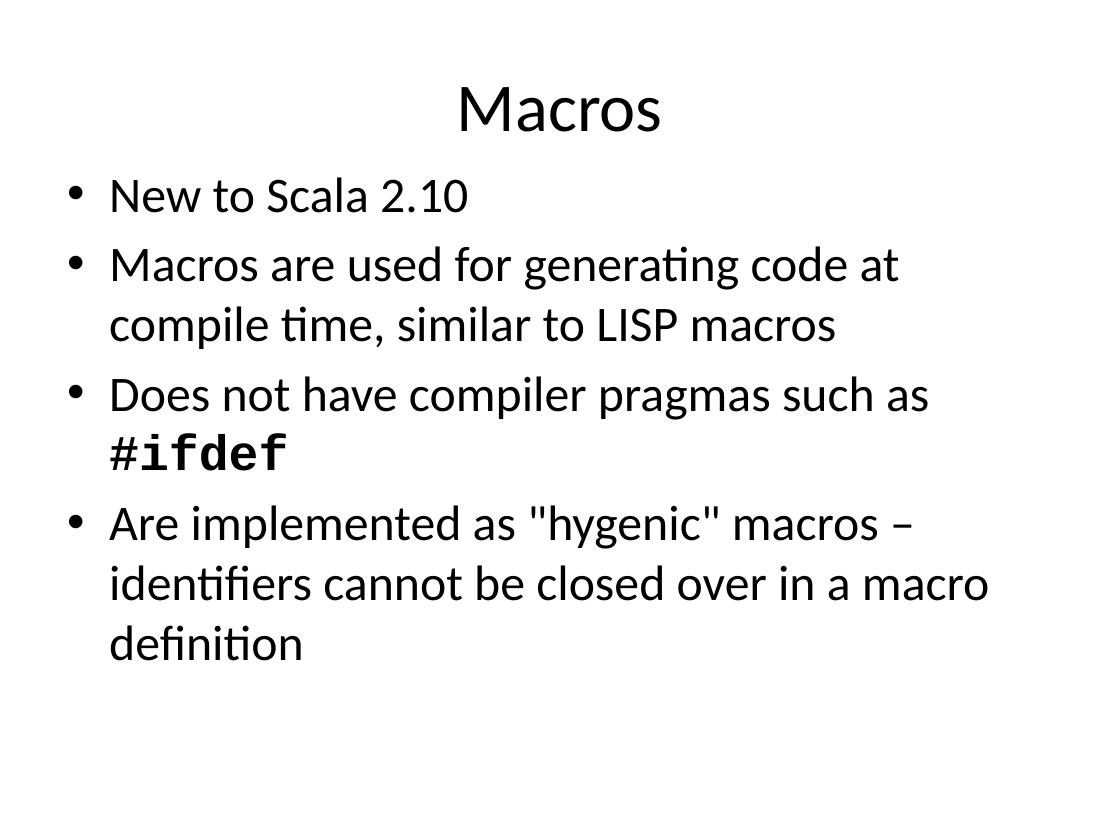
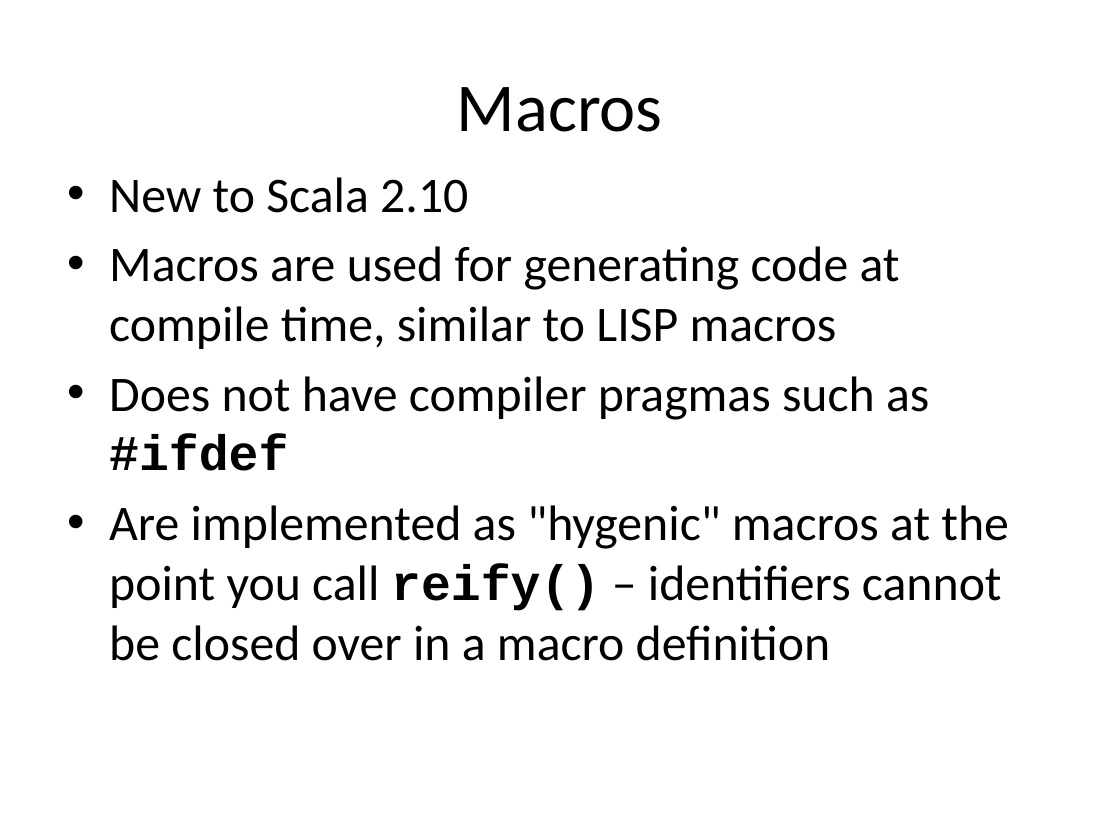
Before and after one commit to strangeloop/strangeloop2012, a slide deck: slide 44 of slides/taxonomy-of-scala.pptx. Drawn at 1120x840 pixels with LibreOffice and Linux fonts; fonts in the diff are those of the drawing; background and template pictures are left out. Boxes give left, top, right and bottom in pixels: in the first picture for what was removed or moved away, otherwise in the second. Text is boxed around its words. In the diff, an @@ line names an element or a change of style, - is before the commit and + after.

Commit message:
Cleaning up typos

```diff
--- a/slides/taxonomy-of-scala.pptx
+++ b/slides/taxonomy-of-scala.pptx
@@ text at bbox=[109, 505, 1009, 661]: text changed @@
-• Are implemented as "hygenic" macros – identifiers cannot be closed over in a macro definition
+• Are implemented as "hygenic" macros at the point you call reify() – identifiers cannot be closed over in a macro definition
```
Also in this commit, not shown: 1 other slide changed.
